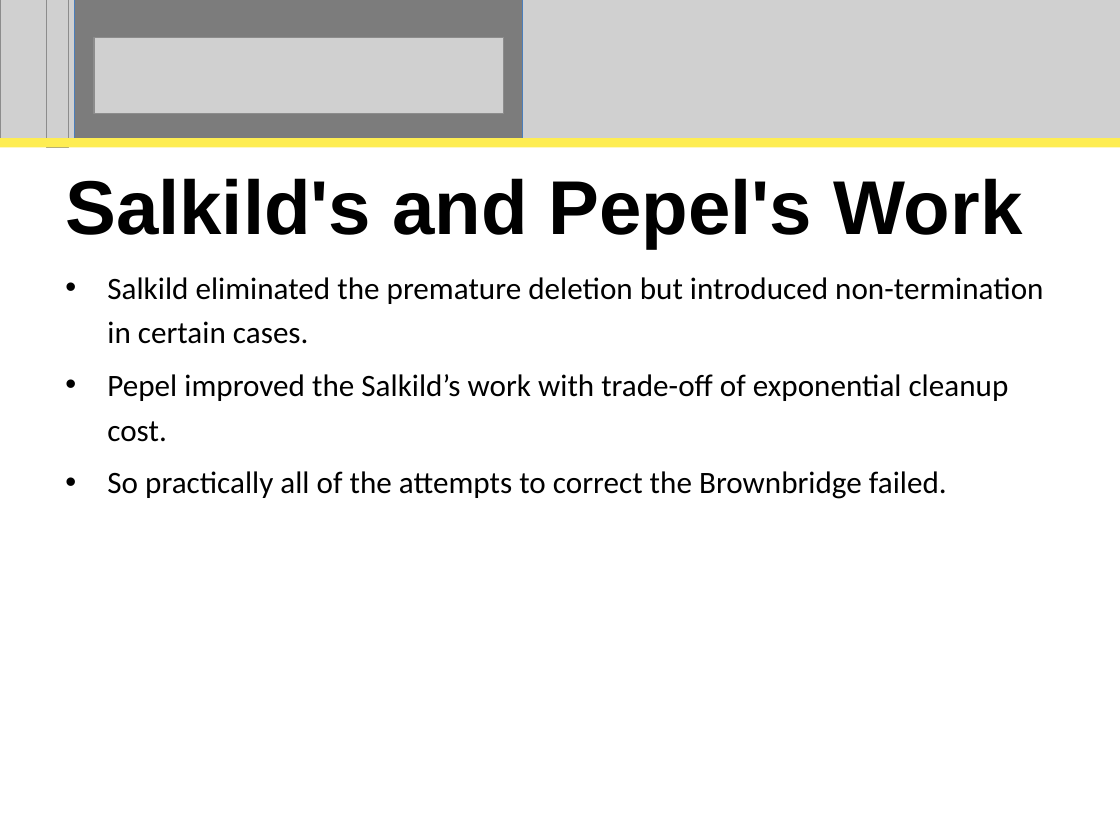
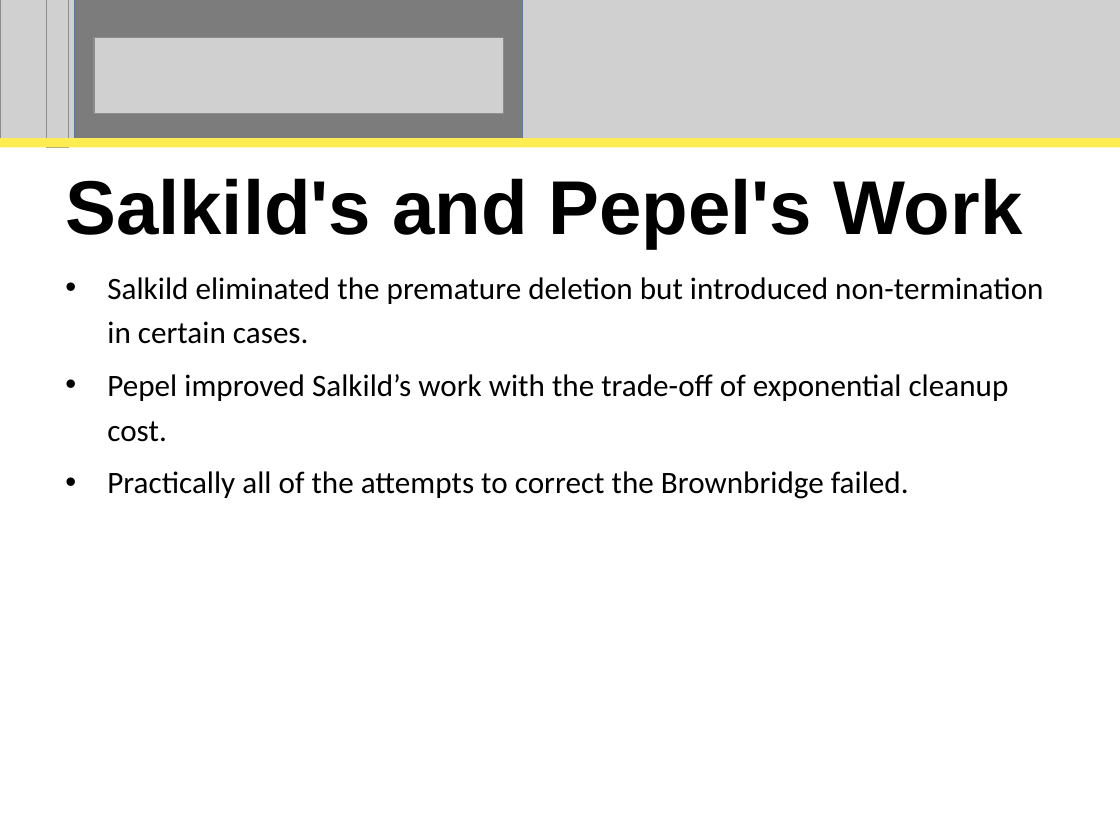
Before and after one commit to perpetualcoder/thesis, a slide deck: slide 30 of thesisppt/defense.ppt. Drawn at 1120x840 pixels with LibreOffice and Linux fonts; fonts in the diff are those of the drawing; grey boxes stand for pictures. Boxes give left, top, right and bottom in pixels: in the first picture for what was removed or moved away, otherwise in the second. Text is boxed around its words. In the diff, an @@ line names an element or a change of style, - is before the commit and + after.

```diff
--- a/thesisppt/defense.ppt
+++ b/thesisppt/defense.ppt
@@ subtitle at (x1=107, y1=374, x2=1009, y2=499): text changed @@
-• Pepel improved the Salkild’s work with trade-off of exponential cleanup cost.
-• So practically all of the attempts to correct the Brownbridge failed.
+• Pepel improved Salkild’s work with the trade-off of exponential cleanup cost.
+• Practically all of the attempts to correct the Brownbridge failed.
```
Also in this commit, not shown: 26 other slides changed, 1 other file.
